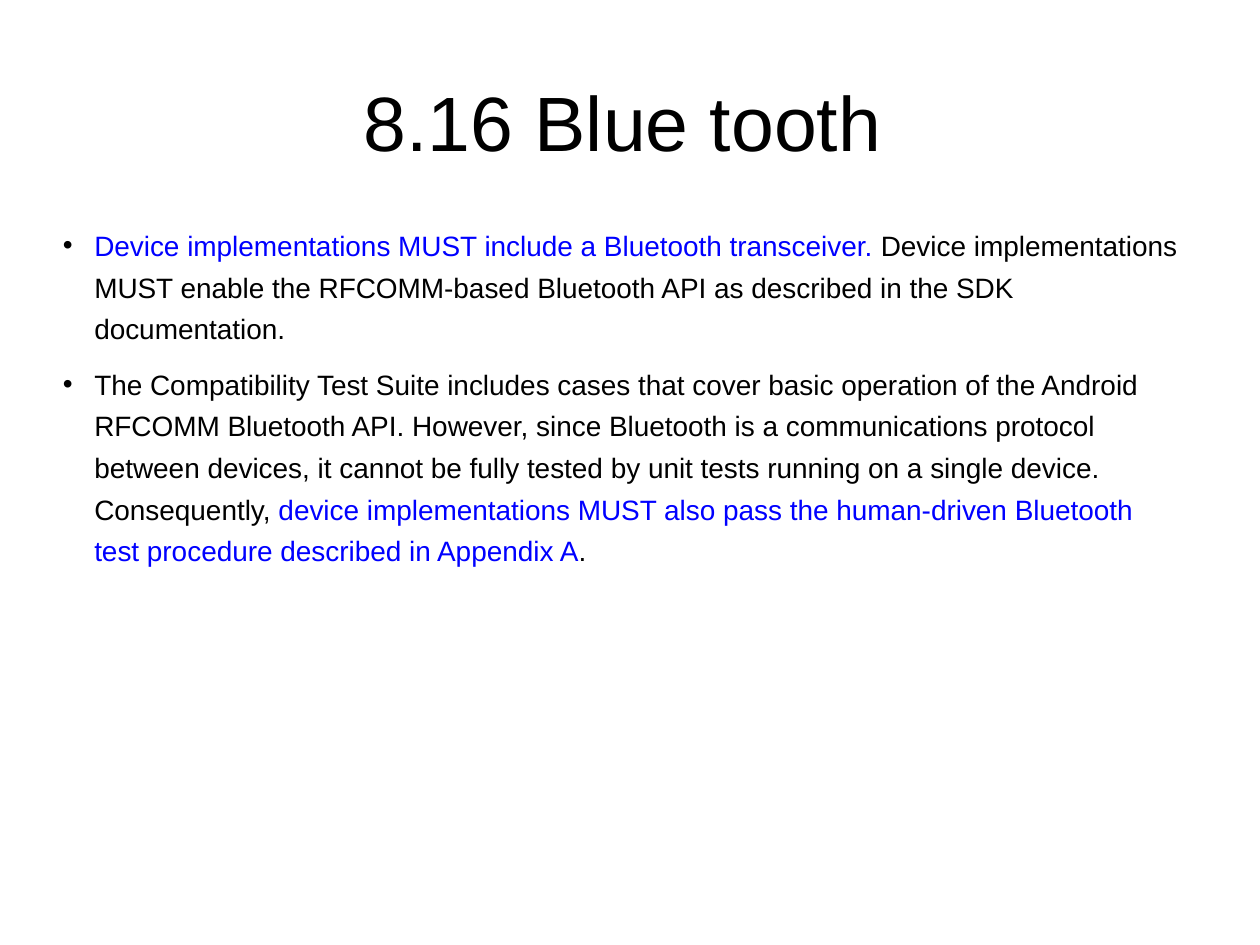
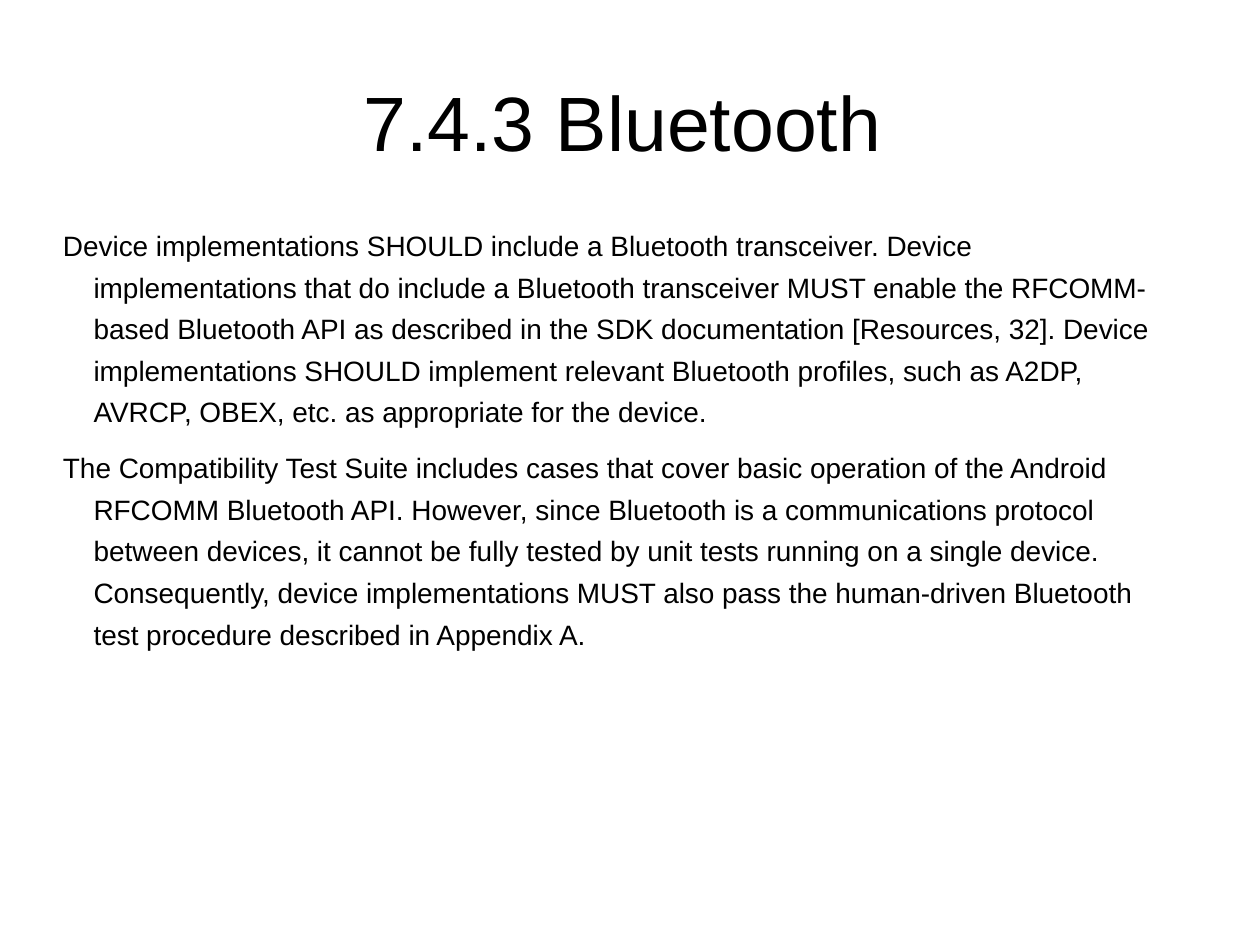
Before and after one commit to widerules/system-information, a slide deck: slide 44 of cts/CDD-digest.ppt (slide 38 before the commit). Drawn at 1260x945 pixels with LibreOffice and Linux fonts; fonts in the diff are those of the drawing; background and template pictures are left out. Boxes give left, top, right and bottom in pixels: in the first picture for what was removed or moved away, otherwise in the second. Text is boxed around its words. In the diff, an @@ line names an element or a change of style, - is before the commit and + after.

Commit message:
jingtao: add some typical cases, and change CDD to 2.3

```diff
--- a/cts/CDD-digest.ppt
+++ b/cts/CDD-digest.ppt
@@ title at (x1=364, y1=95, x2=881, y2=152): text changed @@
-8.16 Blue tooth
+7.4.3 Bluetooth
@@ text at (x1=63, y1=235, x2=1148, y2=428): text changed @@
-• Device implementations MUST include a Bluetooth transceiver. Device implementations MUST enable the RFCOMM-based Bluetooth API as described in the SDK documentation.
+Device implementations SHOULD include a Bluetooth transceiver. Device implementations that do include a Bluetooth transceiver MUST enable the RFCOMM-based Bluetooth API as described in the SDK documentation [Resources, 32]. Device implementations SHOULD implement relevant Bluetooth profiles, such as A2DP, AVRCP, OBEX, etc. as appropriate for the device.
@@ text at (x1=63, y1=457, x2=1132, y2=650): text colour #0000FF to #000000 in "device implementations MUST also pass the human-driven ..."; bullet • to none @@
```
Also in this commit, not shown: 36 other slides changed, 24 slides added, 5 slides removed, 1 other file.
